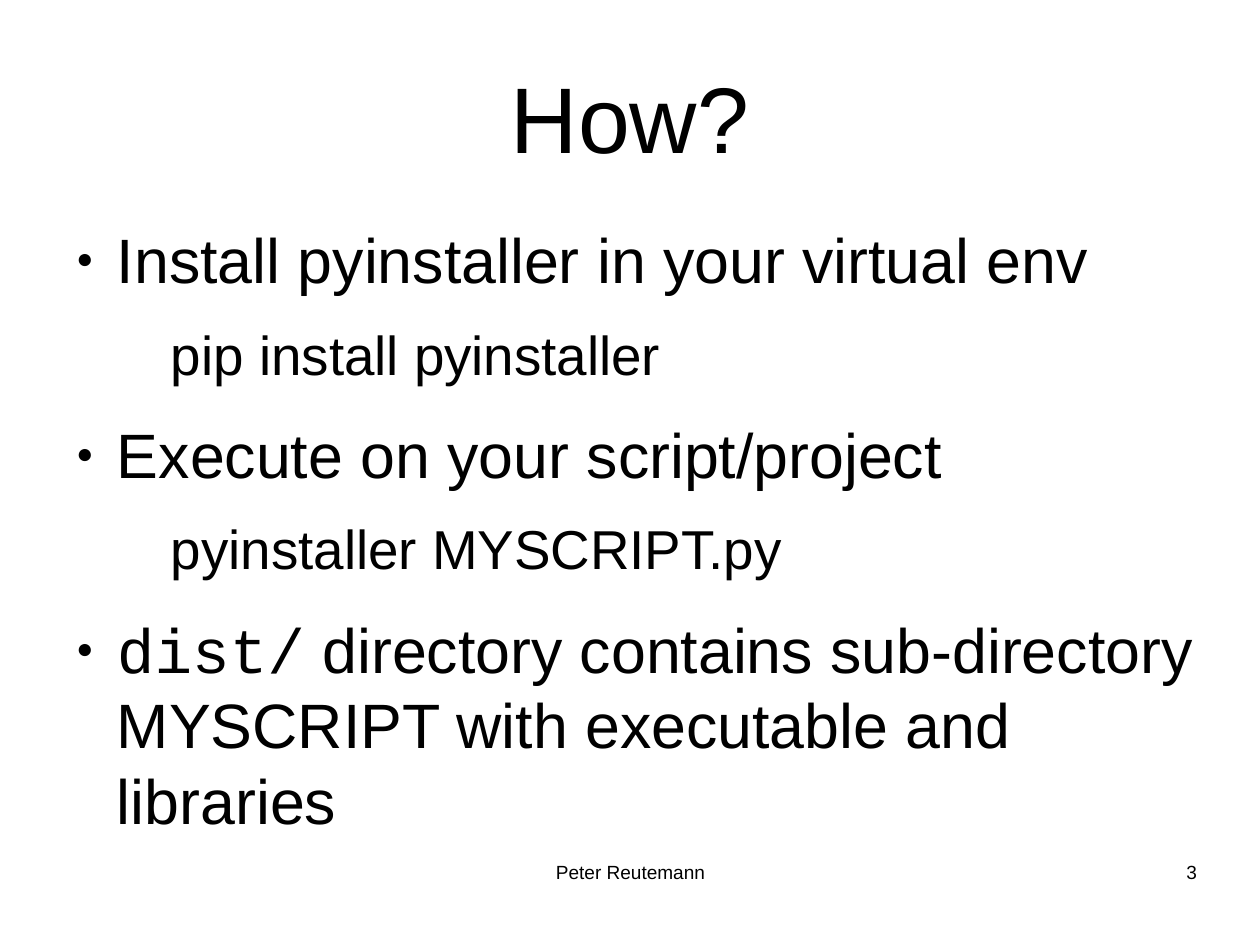
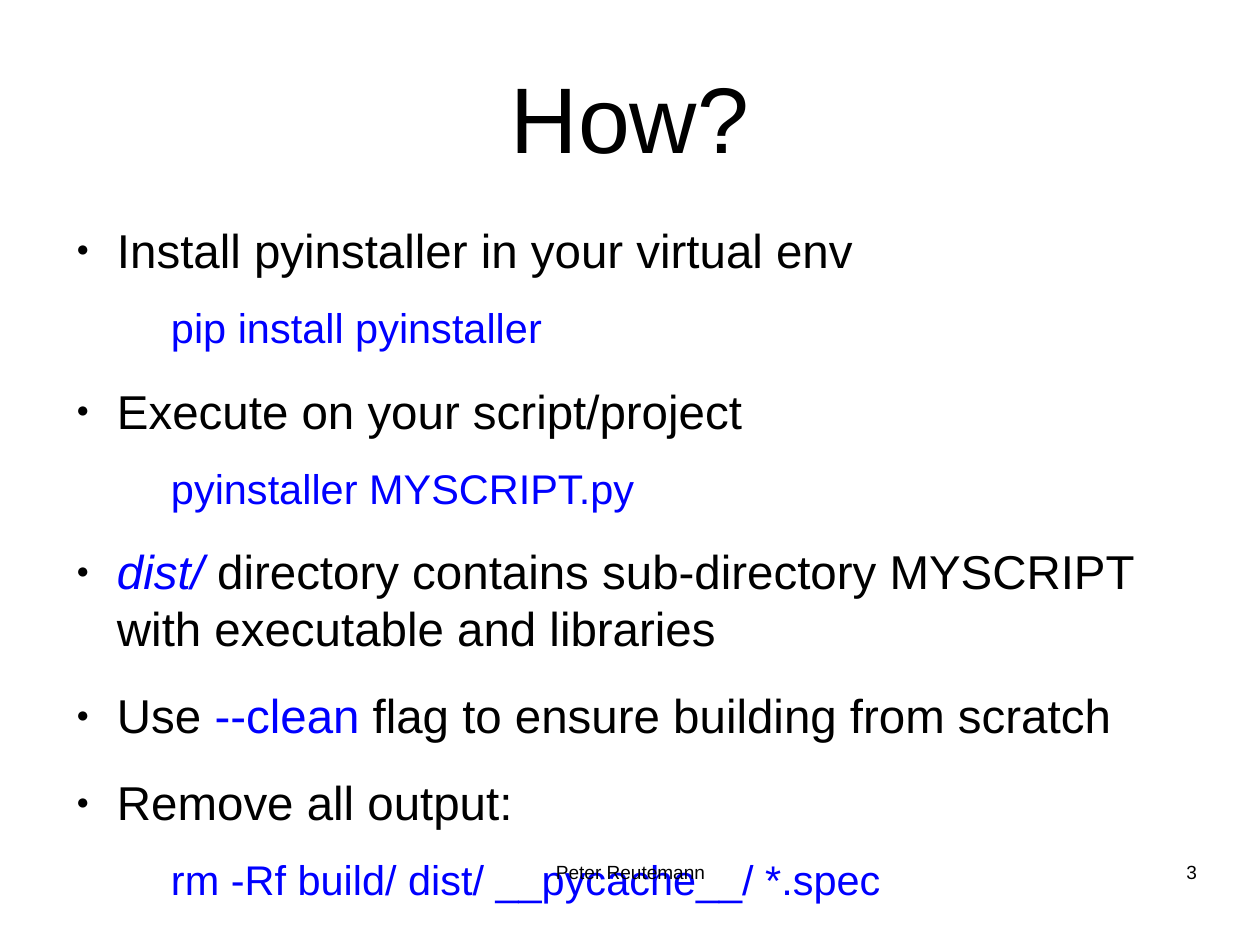
Before and after one commit to HamPUG/meetings, a slide deck: slide 3 of 2021/2021-12-13/pyinstaller.odp. Drawn at 1260x945 pixels with LibreOffice and Linux fonts; fonts in the diff are those of the drawing. Boxes give left, top, right and bottom in pixels: in the first picture for what was removed or moved away, otherwise in the second. Text is boxed around its words. In the diff, an @@ line names an element or a change of style, - is before the commit and + after.

```diff
--- a/2021/2021-12-13/pyinstaller.odp
+++ b/2021/2021-12-13/pyinstaller.odp
@@ text at (x1=117, y1=233, x2=1135, y2=647): size 39.5 to 29.9 pt in "Install pyinstaller in your virtual env", "Execute on your script/project", "dist/ directory contains sub-directory MYSCRIPT with executa ..."; size 34.5 to 26.1 pt in "pip install pyinstaller", "pyinstaller MYSCRIPT.py"; text colour #000000 to #0000FF in "pip install pyinstaller", "pyinstaller MYSCRIPT.py", "dist/"; font Courier New to Arial, italic on in "dist/" @@
@@ text at (x1=117, y1=698, x2=1111, y2=903): paragraphs added @@
+● Use --clean flag to ensure building from scratch
+● Remove all output:
+  rm -Rf build/ dist/ __pycache__/ *.spec
```
Also in this commit, not shown: 3 other slides changed, 3 slides added, 12 other files.
